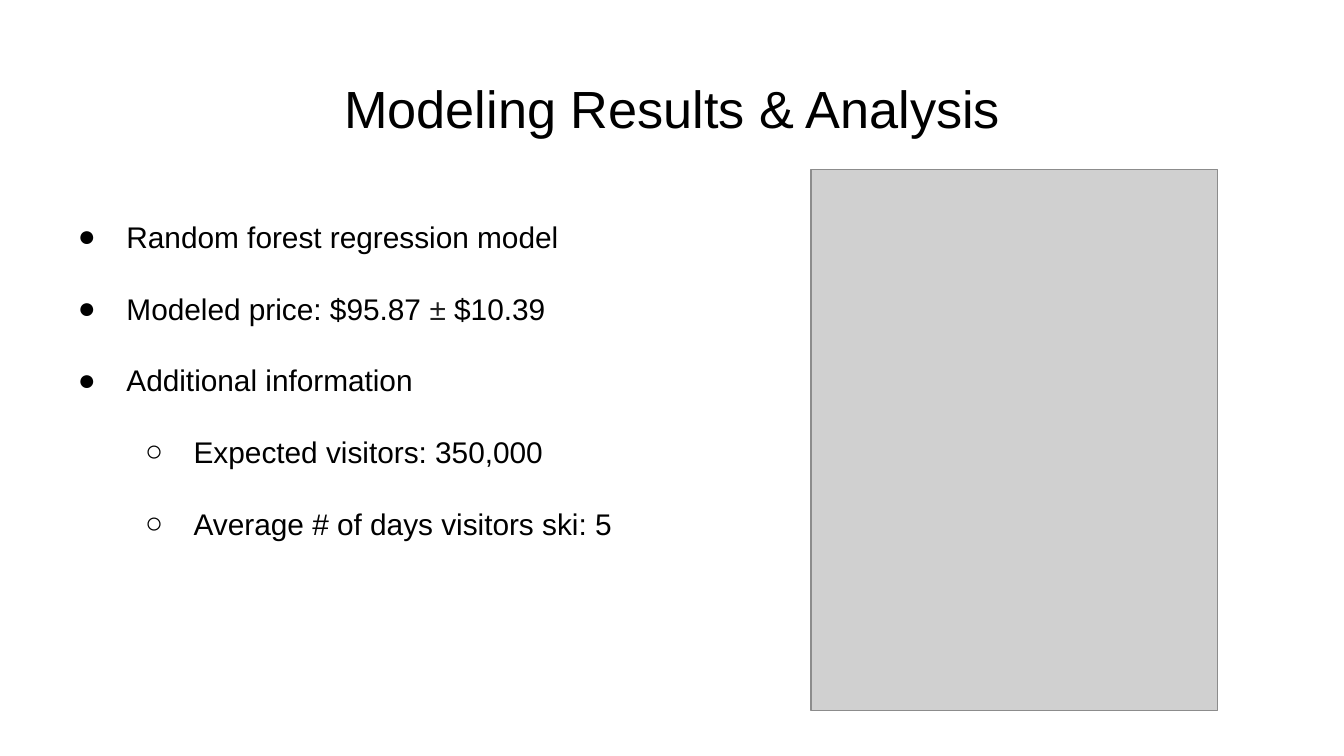
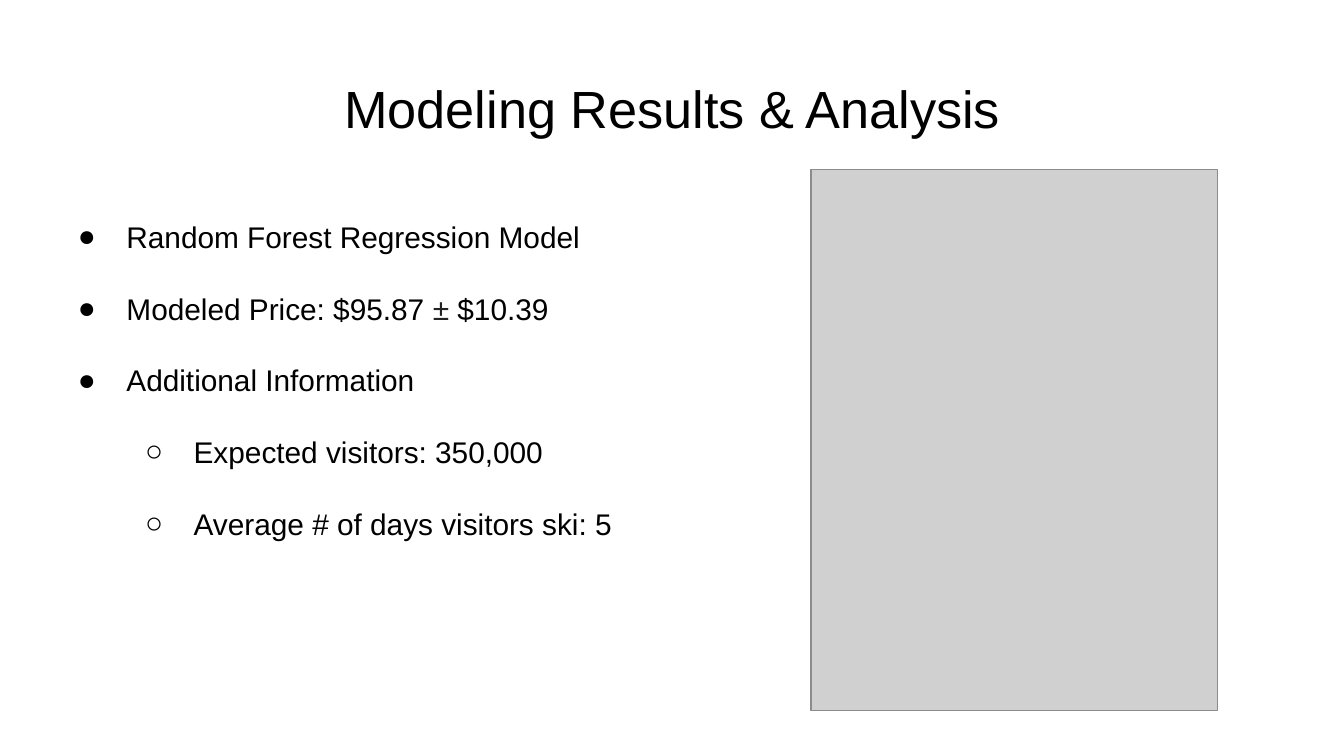
Before and after one commit to LuminussWind/DataScienceGuidedCapstone, a slide deck: slide 4 of Guided Capstone Slide Deck.pptx. Drawn at 1344x756 pixels with LibreOffice and Linux fonts; fonts in the diff are those of the drawing; grey boxes stand for pictures. Boxes give left, top, right and bottom in pixels: in the first picture for what was removed or moved away, otherwise in the second. Text is boxed around its words. In the diff, an @@ line names an element or a change of style, - is before the commit and + after.

Commit message:
slide deck revised

```diff
--- a/Guided Capstone Slide Deck.pptx
+++ b/Guided Capstone Slide Deck.pptx
@@ text at [126, 226, 580, 392]: text changed @@
-● Random forest regression model
-● Modeled price: $95.87 ± $10.39
-● Additional information
+● Random Forest Regression Model
+● Modeled Price: $95.87 ± $10.39
+● Additional Information
```
Also in this commit, not shown: 2 other slides changed.
